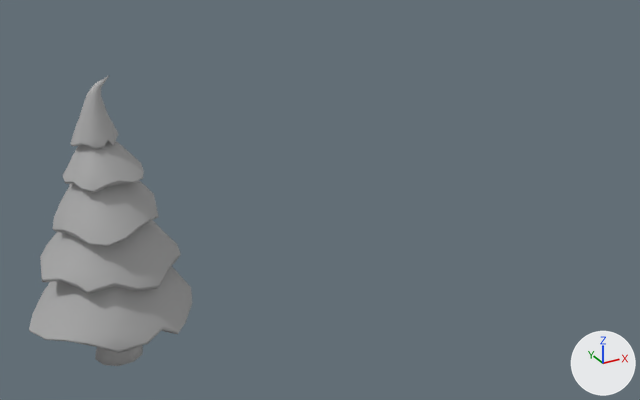
An edit to the FBX model Assets/Models/bent_tree_V3.fbx, drawn before and after from the same camera.
Both versions are drawn from a camera (50 mm lens) standing at (-0.1948, -0.2018, 0.1533) and looking at (-0.0738, 0.0181, 0.0434). Arrows for +X, +Y and +Z are at lower right; the lights stay in place. The older version comes first. Where no turn or scale is listed for an object, it has been applied to the vertices.

In view in the first picture: 'BentTreeV3'.
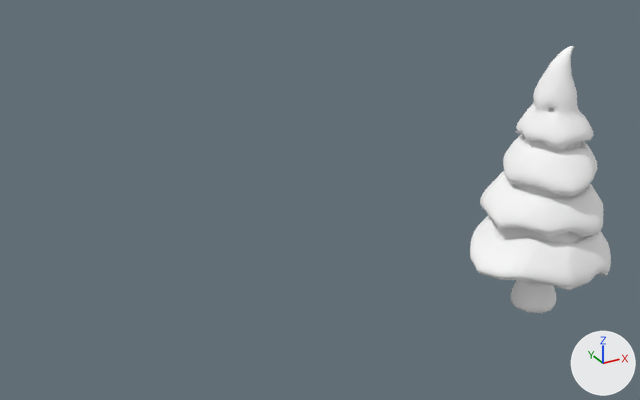
What differs and where, as boxes (x1, y1, x2, y2) in the pictures (640 x 400 px; the box of a moved part takes in the faces that stretch with it):
'BentTreeV3', reshaped, moved, recoloured (13% narrower, 8% shorter): before (29, 75, 192, 366); after (470, 46, 611, 313)
part 1 of me_mesh, moved or reshaped (not visible afterwards): before (71, 75, 119, 149)
part 2 of me_mesh, moved or reshaped: before (62, 141, 144, 193); after (516, 108, 588, 149)
part 3 of me_mesh, moved or reshaped: before (53, 180, 159, 246); after (508, 137, 586, 196)
part 4 of me_mesh, moved or reshaped: before (40, 220, 181, 294); after (482, 181, 601, 239)
part 5 of me_mesh, moved or reshaped: before (29, 267, 192, 353); after (479, 227, 608, 290)
part 6 of me_mesh, rebuilt (mostly hidden afterwards): before (95, 346, 143, 366); after (515, 281, 552, 313)
part 7 of me_mesh, added: after (503, 46, 597, 194)
part 8 of me_mesh, added: after (470, 215, 611, 288)
part 9 of me_mesh, added: after (480, 171, 603, 234)
part 10 of me_mesh, added: after (511, 280, 556, 312)

The change in detail:
Material 'Snow' (mat_snow) is new.
Its base color is (1.0, 1.0, 1.0) (white #ffffff).
Its roughness is 1.0.
Material 'standardSurface1.004' (mat_standardsurface1_004) is new.
Its base color is (1.0, 1.0, 1.0) (white #ffffff).
Its roughness is 0.553.
me_mesh is used by ob_benttreev3; location (-0.1374, 0.0302, 0.0011).
me_mesh had 901 vertices, 920 faces and spanned x -0.0251..0.0247, y -0.0211..0.0233, z 0.0..0.0867.
me_mesh no longer uses material mat_standardsurface1 (grey #aaaaaa).
me_mesh now has 4078 vertices, 7111 faces and spans x -0.0258..0.0244, y -0.0237..0.0218, z -0.0035..0.0866.
me_mesh part 1: the loose piece of 176 vertices spanning x -0.0071..0.0063, y -0.0058..0.0062, z 0.0684..0.0867 is moved by (-0.0005, -0.002, -0.0003), in mat_standardsurface1_004 (white #ffffff).
me_mesh part 2: the loose piece of 166 vertices spanning x -0.0101..0.0115, y -0.0106..0.011, z 0.0576..0.0795 is moved by (-0.0005, -0.002, -0.0003), in mat_standardsurface1_004 (white #ffffff).
me_mesh part 3: the loose piece of 166 vertices spanning x -0.0147..0.0159, y -0.0162..0.0152, z 0.0439..0.0745 is moved by (-0.0005, -0.002, -0.0003), in mat_standardsurface1_004 (white #ffffff).
me_mesh part 4: the loose piece of 166 vertices spanning x -0.02..0.0225, y -0.0184..0.0203, z 0.0282..0.0678 is moved by (-0.0005, -0.002, -0.0003), in mat_standardsurface1_004 (white #ffffff).
me_mesh part 5: the loose piece of 146 vertices spanning x -0.0251..0.0247, y -0.0211..0.0233, z 0.0131..0.0586 is moved by (-0.0005, -0.002, -0.0003), in mat_standardsurface1_004 (white #ffffff).
me_mesh part 6: the loose piece of 81 vertices spanning x -0.0074..0.0074, y -0.0071..0.0071, z 0.0..0.0601 is rebuilt with 81 vertices and now spans x -0.008..0.0069, y -0.0091..0.005, z -0.0032..0.0598, in mat_standardsurface1_004 (white #ffffff).
me_mesh part 7: a new loose piece of 1193 vertices spanning x -0.0156..0.0158, y -0.0186..0.0134, z 0.0444..0.0866, in mat_snow (white #ffffff).
me_mesh part 8: a new loose piece of 901 vertices spanning x -0.0258..0.0244, y -0.0237..0.0218, z 0.0134..0.0285, in mat_snow (white #ffffff).
me_mesh part 9: a new loose piece of 791 vertices spanning x -0.0209..0.0223, y -0.021..0.0186, z 0.0288..0.0449, in mat_snow (white #ffffff).
me_mesh part 10: a new loose piece of 292 vertices spanning x -0.0083..0.0072, y -0.0096..0.0056, z -0.0035..0.0096, in mat_snow (white #ffffff).
me_mesh gains material mat_standardsurface1_004 (white #ffffff).
me_mesh gains material mat_snow (white #ffffff).
Object 'BentTreeV3' (ob_benttreev3) moves from (-0.1374, 0.0302, 0.0011) to (0.0, 0.0, 0.0).
